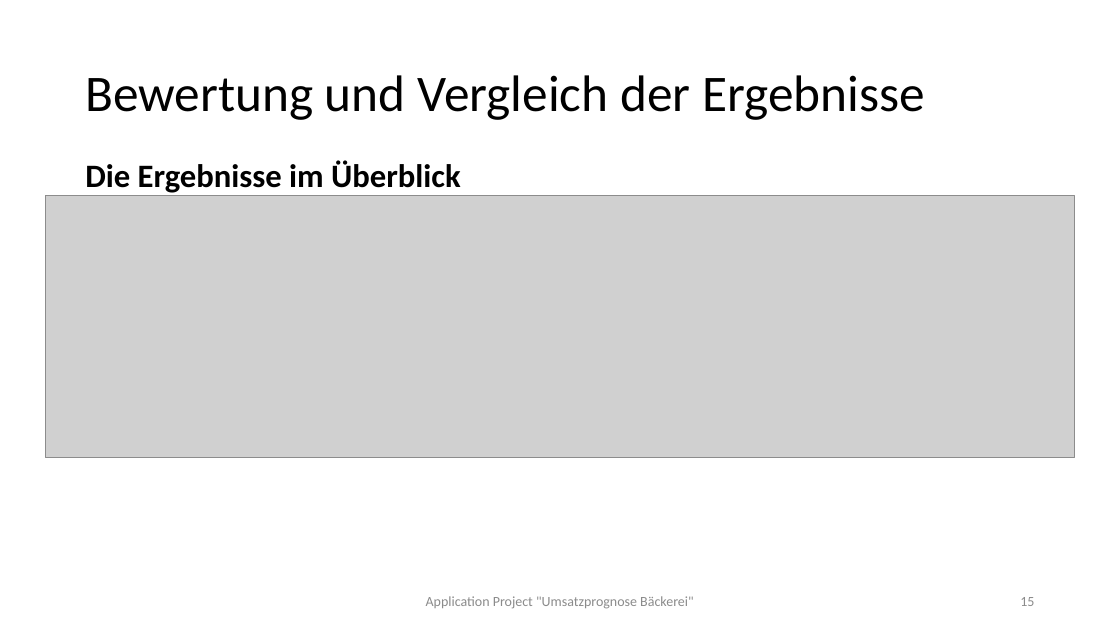
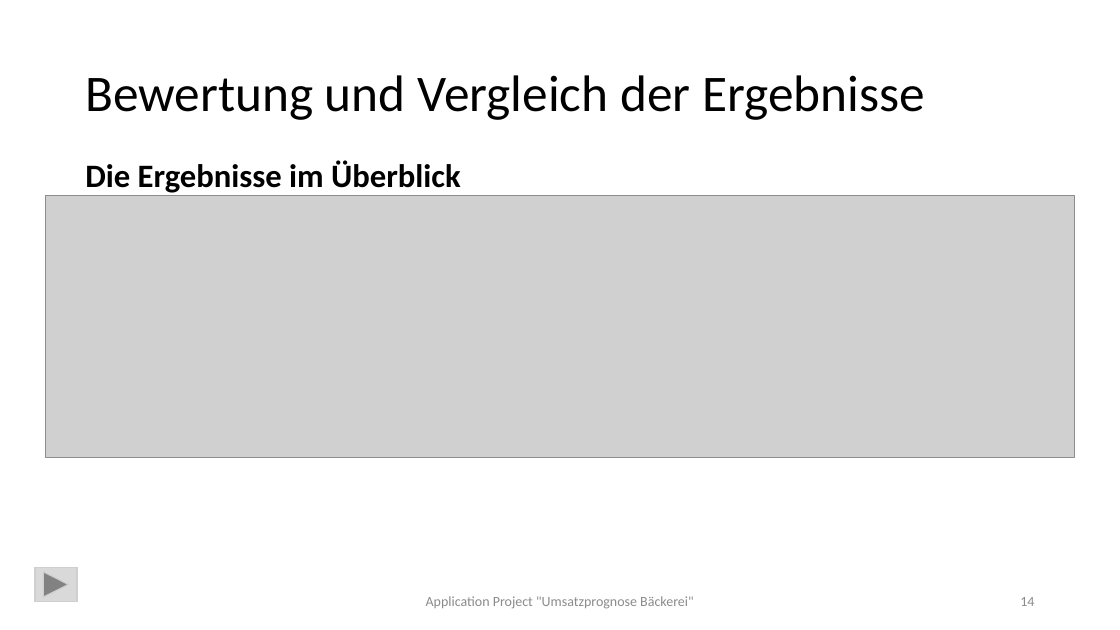
Before and after one commit to ChristinaMaedge/Application_Project, a slide deck: slide 14 of ApplicationProject_UmsatzprognoseBäckerei_v2.pptx (slide 15 before the commit). Drawn at 1120x630 pixels with LibreOffice and Linux fonts; fonts in the diff are those of the drawing; grey boxes stand for pictures. Boxes give left, top, right and bottom in pixels: in the first picture for what was removed or moved away, otherwise in the second. Text is boxed around its words. In the diff, an @@ line names an element or a change of style, - is before the commit and + after.

```diff
--- a/ApplicationProject_UmsatzprognoseBäckerei_v2.pptx
+++ b/ApplicationProject_UmsatzprognoseBäckerei_v2.pptx
@@ action button forward next added at (35, 568, 77, 602), fill #D9D9D9, outline #D0CECE 1 pt @@
@@ page number at (1020, 597, 1034, 606): text changed @@
-15
+14
```
Also in this commit, not shown: 17 other slides changed, 3 slides added, 1 slide removed, 3 other files.
